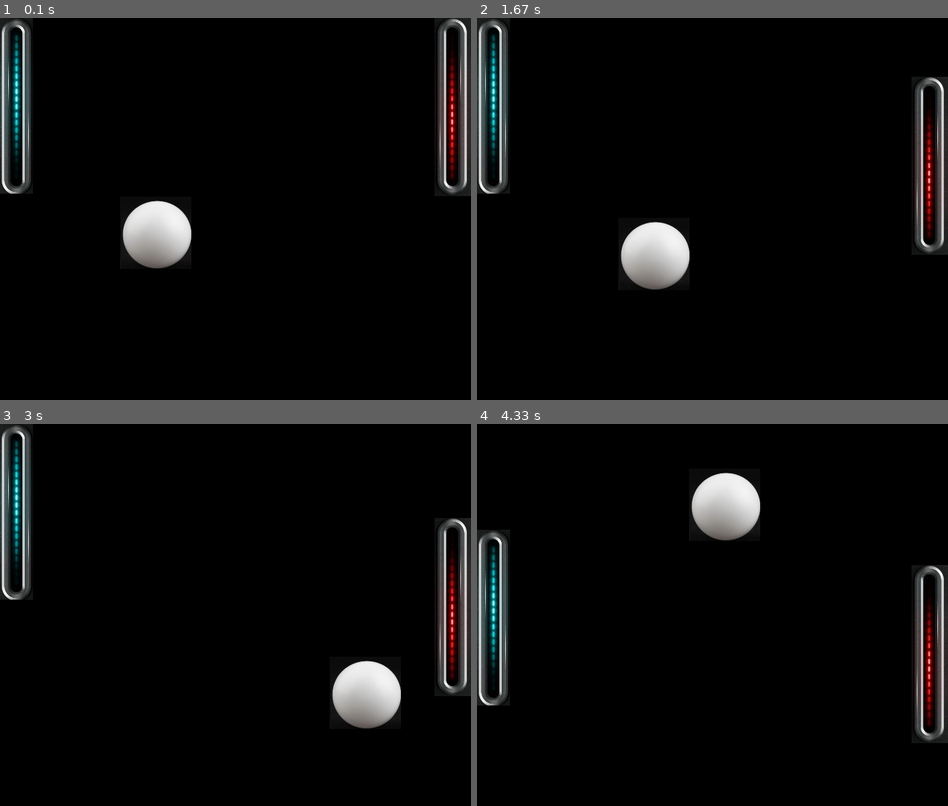
Above: before the commit, frames 1-4 (two rows, left to right).
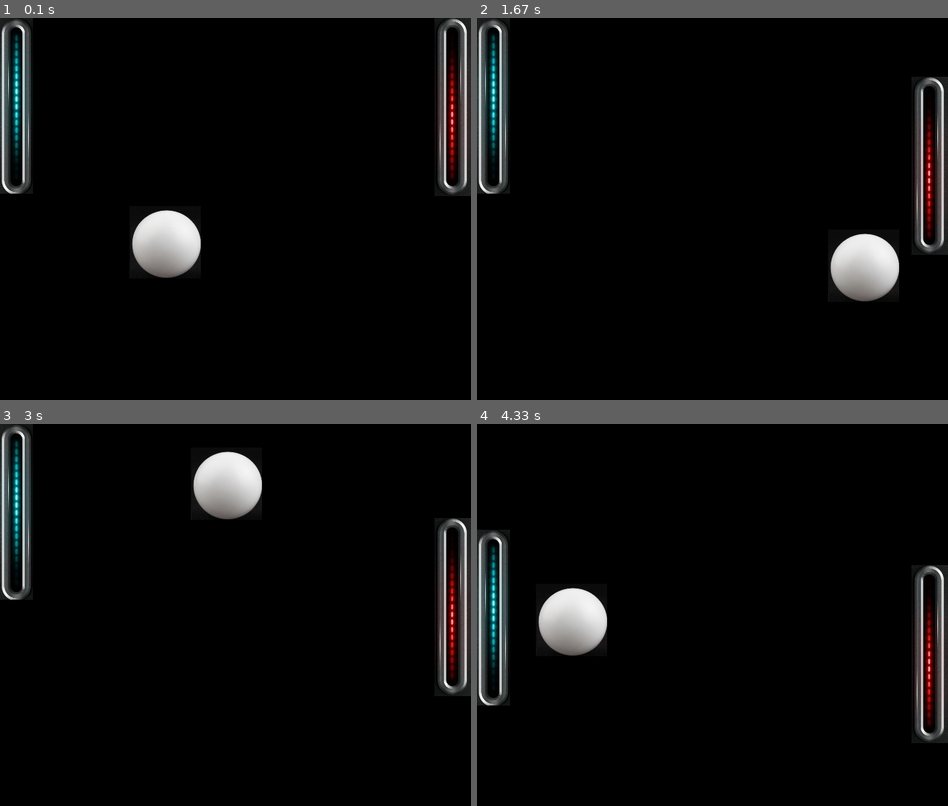
Above: after the commit, the same moments.

Repository: Kayala47/josh-tutoring
Game: pygame game, started from pong.py
Two runs of this game, one before a commit and one after it. Both use one fixed random seed, a clock stepped at 60 frames per second and the inputs below.
Inputs:
- Up to frame 1 (0.1 s): no input
- Up to frame 2 (1.67 s): tap S at 0.33 s; tap W at 0.67 s; hold Down from 1.5 s (still down)
- Up to frame 3 (3 s): release Down at 1.97 s; hold Up 2-2.37 s; hold Down 2.4-2.77 s; hold Up from 2.8 s (still down)
- Up to frame 4 (4.33 s): release Up at 3.1 s; hold Down 3.13-3.43 s; hold S 3.13-3.43 s; hold Up 3.47-3.83 s; hold W 3.47-3.83 s; hold Down 3.87-4.23 s; hold S 3.87-4.23 s; hold Up from 4.27 s (still down); hold W from 4.27 s (still down)

The runs differ from the first frame. In frame 1, 1.5% of the frame differs, in the area x 25-43%, y 47-68%; in frame 2, 4.1%, in the area x 30-90%, y 53-75%; in frame 3, 4.1%; in frame 4, 4.1%.

Commit message:
added score tracker

Diff:
--- a/planning.txt
+++ b/planning.txt
@@ -1 +1,12 @@
-ECHO is on.
+We've just made both paddles work separately
+
+Next Steps:
+- get pictures their own names & position them
+- make sure it actually gets misses correctly.
+- scoreboard: count every miss & assign points
+	- code to keep track of points
+	- GUI - graphical user interface. A scoreboard that looks nice &
+		can update itself
+- make one of the paddles independent (AI)
+	- ask players if they want to play 1 or 2 player game
+	-
--- a/pong.py
+++ b/pong.py
@@ -92,6 +92,7 @@
 
 redPaddle = Paddle("red")
 redPaddle.rect.x = SCREENWIDTH - redPaddle.width
+redPaddle.left = SCREENWIDTH - redPaddle.width
 paddle.rect.y = 0
 
 paddle = Paddle(WHITE)
@@ -103,6 +104,9 @@
 
 all_sprites_list.add(redPaddle)
 
+# Tracking points
+redPts = 0
+bluePts = 0
 
 #Allowing the user to close the window...
 carryOn = True
@@ -139,12 +143,6 @@
             paddleSpeed[1] = -paddleSpeed[1]
 
 
-
-        #ball movement
-
-
-        #hitting edges
-
         if paddle.rect.colliderect(ball.rect):
             #ball hit left paddle
             increase_speed(speed)
@@ -155,36 +153,36 @@
             increase_speed(speed)
             speed[0] = -speed[0]
 
-        elif ball.right <= paddle.right or ball.left >= redPaddle.left:
-            ball = removeBall(ball, all_sprites_list)
-            speed = [4,4]
+
 
         if ((paddle.top > ball.bottom and ball.right <= paddle.right) or
         (paddle.bottom < ball.top and ball.right <= paddle.right)):
             #ball goes through left side
+
+            print("I think it missed the left side")
+
             ball = removeBall(ball, all_sprites_list)
             speed = [4,4]
+            redPts = redPts + 1
+            print(redPts)
 
         elif ((redPaddle.top > ball.bottom and ball.left >= redPaddle.left) or
         (redPaddle.bottom < ball.top and ball.left >= redPaddle.left)):
             #ball goes through right side
+            print("lt of paddle = " + str(redPaddle.left))
+            print("lt of ball = " + str(ball.left))
+
+
+            print("I think it missed the right side")
+
             ball = removeBall(ball, all_sprites_list)
             speed = [4,4]
+            bluePts = bluePts + 1
+            print(bluePts)
 
         if ball.rect.y > SCREENHEIGHT - ball.height or ball.rect.y < 0:
             speed[1] = -speed[1]
 
-
-        #paddle.move(paddleSpeed[0], paddleSpeed[1])
-
-        #print("ball y = " + str(ball.rect.y))
-        #print("paddle y = " + str(paddle.rect.y))
-        if (ball.rect.x <= paddle.rect.x + paddle.width
-            and (ball.rect.y + ball.height < paddle.rect.y + paddle.height
-            or ball.rect.y > paddle.rect.y)):
-            #ball hit paddle
-            increase_speed(speed)
-            speed[0] = -speed[0]
 
         ball.move(speed[0], speed[1])
 
